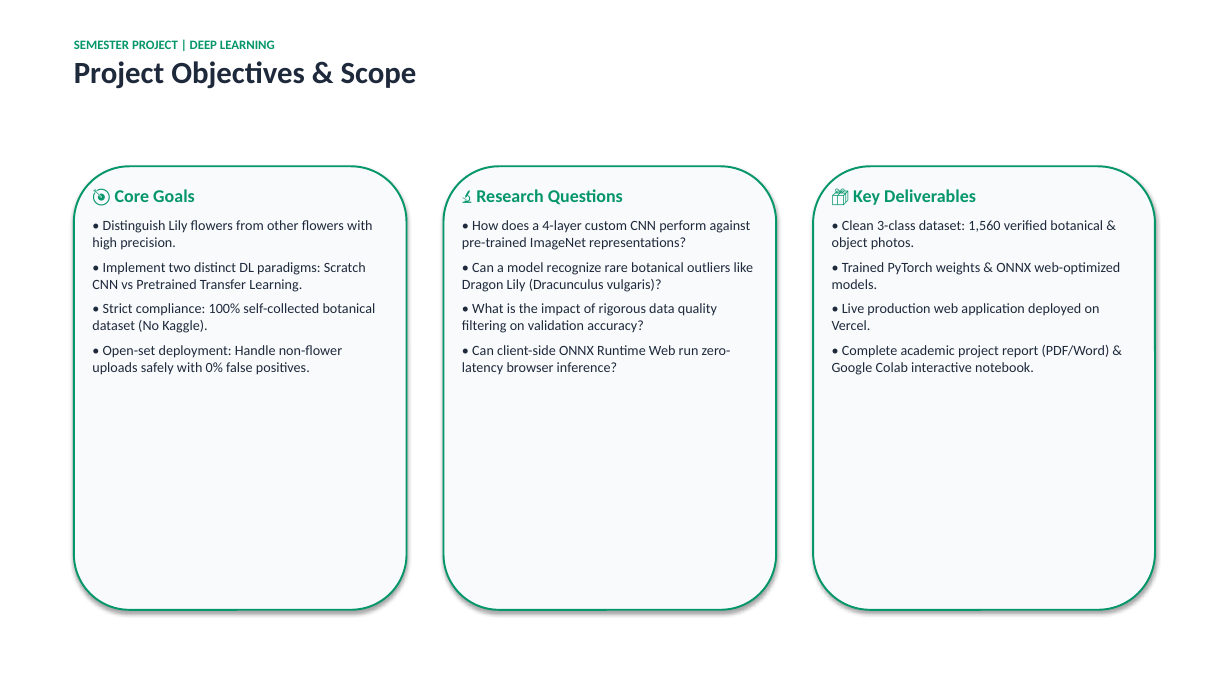
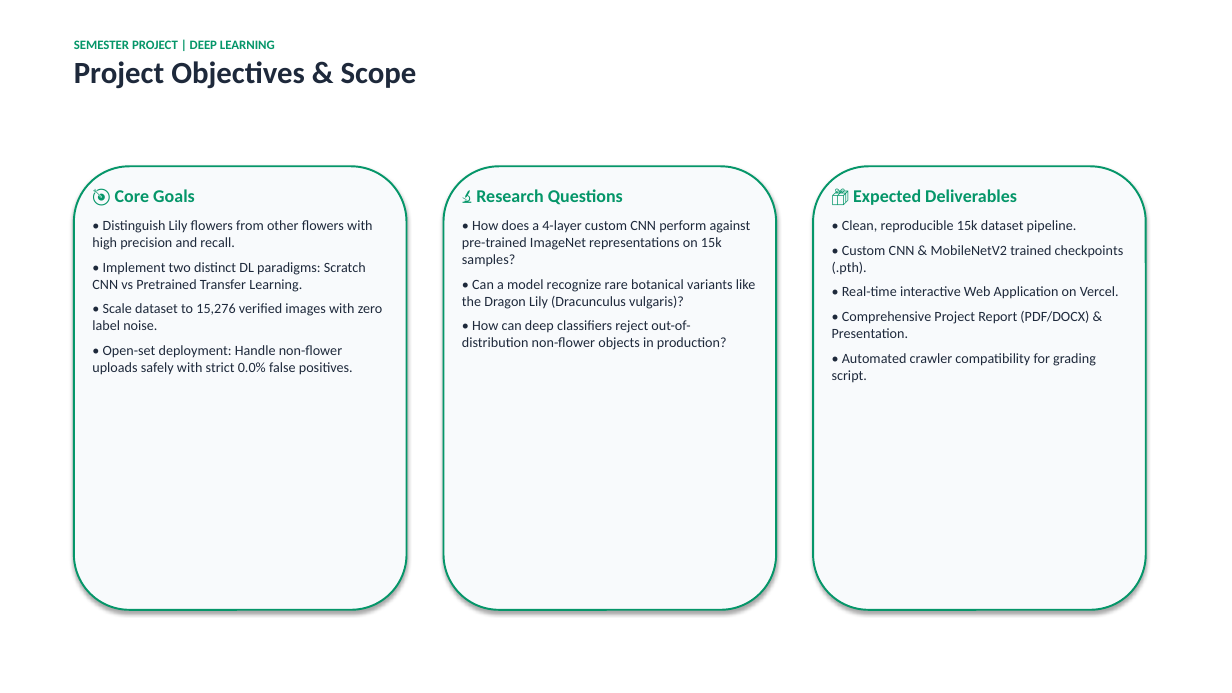
Before and after one commit to iamahmadishtiaq/lily-flower-classification, a slide deck: slide 2 of web/public/downloads/Lily_Classification_Presentation.pptx. Drawn at 1232x693 pixels with LibreOffice and Linux fonts; fonts in the diff are those of the drawing. Boxes give left, top, right and bottom in pixels: in the first picture for what was removed or moved away, otherwise in the second. Text is boxed around its words. In the diff, an @@ line names an element or a change of style, - is before the commit and + after.

Commit message:
Complete 15,276 dataset training, updated reports, presentation, crawler weights, and voiceover script

```diff
--- a/web/public/downloads/Lily_Classification_Presentation.pptx
+++ b/web/public/downloads/Lily_Classification_Presentation.pptx
@@ rounded rectangle: place and size @@
-rounded rectangle at bbox=[813, 166, 1155, 610]
+rounded rectangle at bbox=[813, 166, 1146, 610]
@@ text at bbox=[832, 189, 1124, 383]: text changed @@
-📦 Key Deliverables
-• Clean 3-class dataset: 1,560 verified botanical & object photos.
-• Trained PyTorch weights & ONNX web-optimized models.
-• Live production web application deployed on Vercel.
-• Complete academic project report (PDF/Word) & Google Colab interactive notebook.
+📦 Expected Deliverables
+• Clean, reproducible 15k dataset pipeline.
+• Custom CNN & MobileNetV2 trained checkpoints (.pth).
+• Real-time interactive Web Application on Vercel.
+• Comprehensive Project Report (PDF/DOCX) & Presentation.
+• Automated crawler compatibility for grading script.
@@ text at bbox=[92, 220, 372, 250]: text changed @@
-• Distinguish Lily flowers from other flowers with high precision.
+• Distinguish Lily flowers from other flowers with high precision and recall.
@@ text at bbox=[462, 220, 755, 350]: text changed @@
-• How does a 4-layer custom CNN perform against pre-trained ImageNet representations?
-• Can a model recognize rare botanical outliers like Dragon Lily (Dracunculus vulgaris)?
-• What is the impact of rigorous data quality filtering on validation accuracy?
-• Can client-side ONNX Runtime Web run zero-latency browser inference?
+• How does a 4-layer custom CNN perform against pre-trained ImageNet representations on 15k samples?
+• Can a model recognize rare botanical variants like the Dragon Lily (Dracunculus vulgaris)?
+• How can deep classifiers reject out-of-distribution non-flower objects in production?
@@ text at bbox=[92, 303, 382, 375]: text changed @@
-• Strict compliance: 100% self-collected botanical dataset (No Kaggle).
-• Open-set deployment: Handle non-flower uploads safely with 0% false positives.
+• Scale dataset to 15,276 verified images with zero label noise.
+• Open-set deployment: Handle non-flower uploads safely with strict 0.0% false positives.
```
Also in this commit, not shown: 8 other slides changed, 17 other files.
